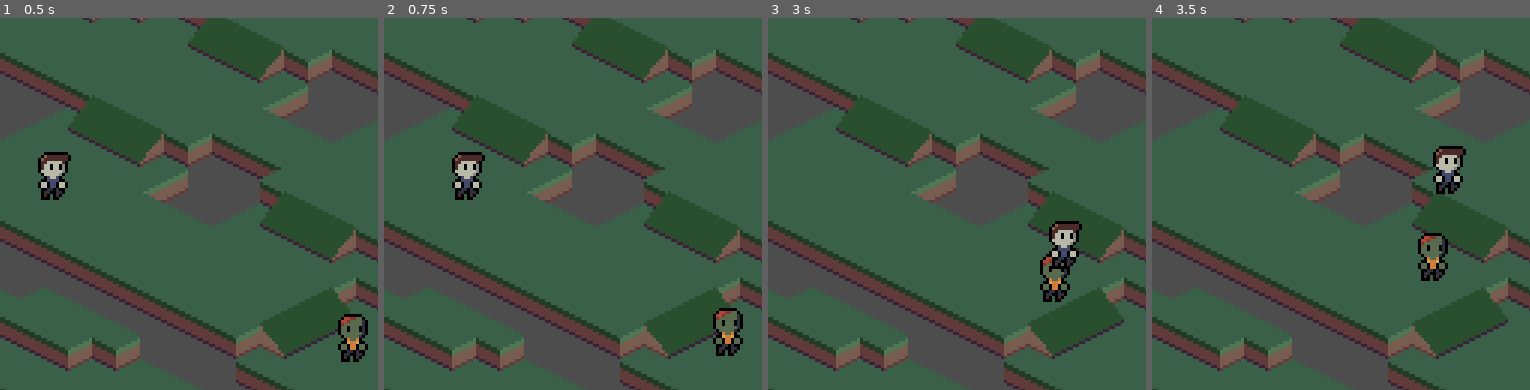
Above: before the commit, frames 1-4 (left to right).
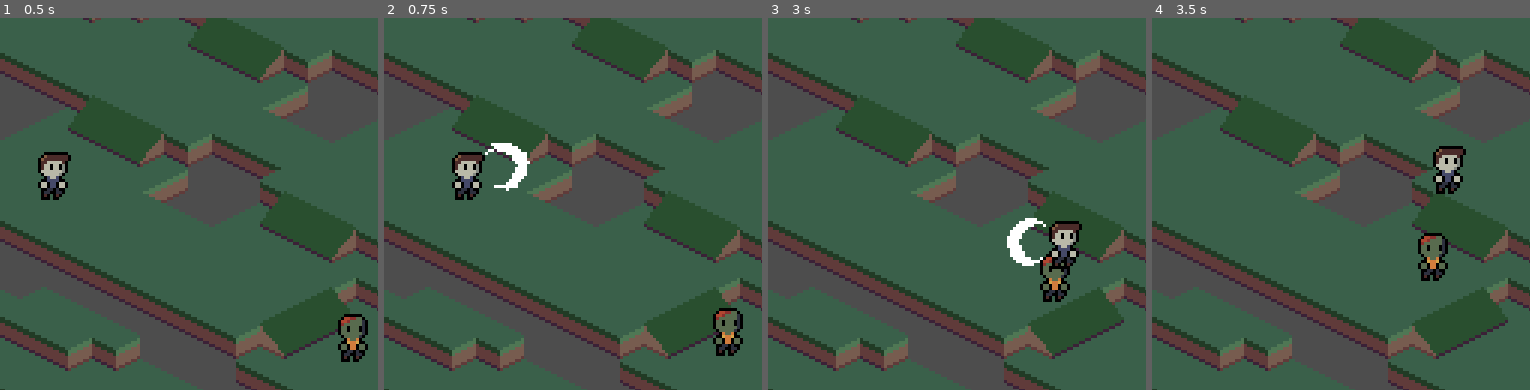
Above: after the commit, the same moments.

Repository: CARDinalCAWWW/Hunker-In-The-Bunker
Game: Godot game, scene res://PlayArea/play_area.tscn
Same seed, same stepped clock (60 frames per second), same inputs: the game is played once before the commit and once after it.
Inputs (mouse positions are % of the whole screen's width and height, from its top left):
- Up to frame 1 (0.5 s): no input
- Up to frame 2 (0.75 s): move the mouse to (72, 45) at 0.52 s; hold D (ui_right) from 0.53 s (still down); click (72, 45) at 0.6 s
- Up to frame 3 (3 s): move the mouse to (30, 55) at 1.27 s; release D (ui_right) at 1.28 s; hold S (ui_down) 1.28-2.03 s; click (30, 55) at 1.35 s; move the mouse to (60, 27) at 2.02 s; hold D (ui_right) 2.03-2.78 s; click (60, 27) at 2.1 s; move the mouse to (45, 71) at 2.77 s; hold W (ui_up) from 2.78 s (still down); click (45, 71) at 2.85 s
- Up to frame 4 (3.5 s): keep holding W (ui_up)
The pictures show only the part of the screen within x 14-64%, y 36-86%; the shares and areas given below are measured in that part.

Frame 1 is identical in both runs. In frame 2, 0.5% of the frame differs, in the area x 26-39%, y 33-47%; in frame 3, 0.5%; in frame 4, nothing differs.

Commit message:
Slash Sprite Added
will rotate around the player

Diff:
--- a/hunker-in-the-bunker-game/Player/player.gd
+++ b/hunker-in-the-bunker-game/Player/player.gd
@@ -4,6 +4,7 @@
 @onready var hitbox_shape: CollisionShape2D = $Hitbox/CollisionShape2D
 @onready var attack_area: Area2D = $AttackArea
 @onready var attack_shape: CollisionShape2D = $AttackArea/CollisionShape2D
+@onready var attack_sprite: Sprite2D = $AttackArea/SlashSprite
 
 @export var move_speed = 16.0
 @export var ATTACK_COOLDOWN = 0.5
@@ -21,6 +22,8 @@
 	attack_area.body_entered.connect(_on_attack_area_body_entered)
 	hitbox_area.body_entered.connect(_on_hitbox_body_entered)
 	attack_area_origin = attack_area.position
+
+	attack_sprite.visible = false
 
 func _physics_process(delta: float) -> void:
 	var direction := Input.get_vector("ui_left", "ui_right", "ui_up", "ui_down")
@@ -53,15 +56,18 @@
 func perform_attack():
 	can_attack = false
 	attack_shape.disabled = false # Enable area hitbox
+	attack_sprite.visible = true
 
 	var mouse_pos = get_local_mouse_position()
 	var attack_dir = mouse_pos.normalized()
 	var attack_target = attack_area_origin + attack_dir * attack_distance
+	attack_sprite.rotation = attack_dir.angle()
 
 	attack_area.position = attack_target
 
 	await get_tree().create_timer(0.15).timeout # Hitbox active window
 	attack_shape.disabled = true # Disable area hitbox
+	attack_sprite.visible = false
 	attack_area.position = attack_area_origin
 
 	await get_tree().create_timer(ATTACK_COOLDOWN).timeout
--- a/hunker-in-the-bunker-game/Player/player.tscn
+++ b/hunker-in-the-bunker-game/Player/player.tscn
@@ -1,7 +1,8 @@
-[gd_scene load_steps=6 format=3 uid="uid://l5vfbm5wjyuw"]
+[gd_scene load_steps=7 format=3 uid="uid://l5vfbm5wjyuw"]
 
 [ext_resource type="Script" uid="uid://bmcdbq48iwi1i" path="res://Player/player.gd" id="1_4ntmi"]
 [ext_resource type="Texture2D" uid="uid://3qipu0bohxyx" path="res://Player/HunkerInTheBunkerChar.png" id="2_btcbx"]
+[ext_resource type="Texture2D" uid="uid://x4vvj0yflan" path="res://Player/HunkerInTheBunkerSlash.png" id="3_btcbx"]
 
 [sub_resource type="CircleShape2D" id="CircleShape2D_hvfyp"]
 radius = 2.0
@@ -11,6 +12,7 @@
 height = 12.0
 
 [sub_resource type="CircleShape2D" id="CircleShape2D_4ntmi"]
+radius = 8.062258
 
 [node name="Player" type="CharacterBody2D" groups=["player"]]
 collision_layer = 3
@@ -49,3 +51,9 @@
 position = Vector2(0, -7)
 shape = SubResource("CircleShape2D_4ntmi")
 disabled = true
+
+[node name="SlashSprite" type="Sprite2D" parent="AttackArea"]
+z_index = 2
+texture_filter = 1
+position = Vector2(1, -7)
+texture = ExtResource("3_btcbx")
Binary file added: hunker-in-the-bunker-game/Player/HunkerInTheBunkerSlash.png
Not shown, added: hunker-in-the-bunker-game/Player/HunkerInTheBunkerSlash.png.import
